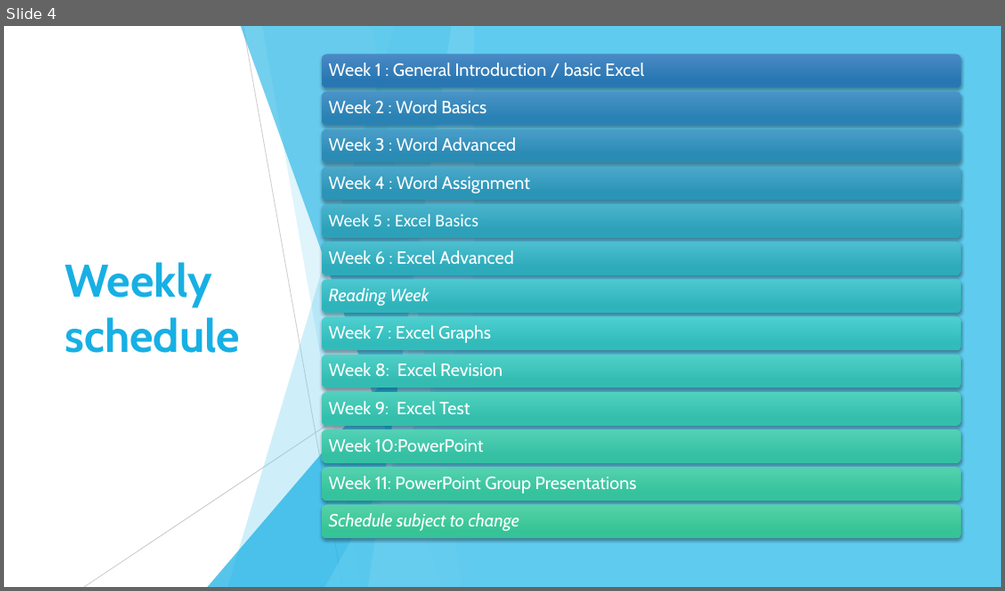
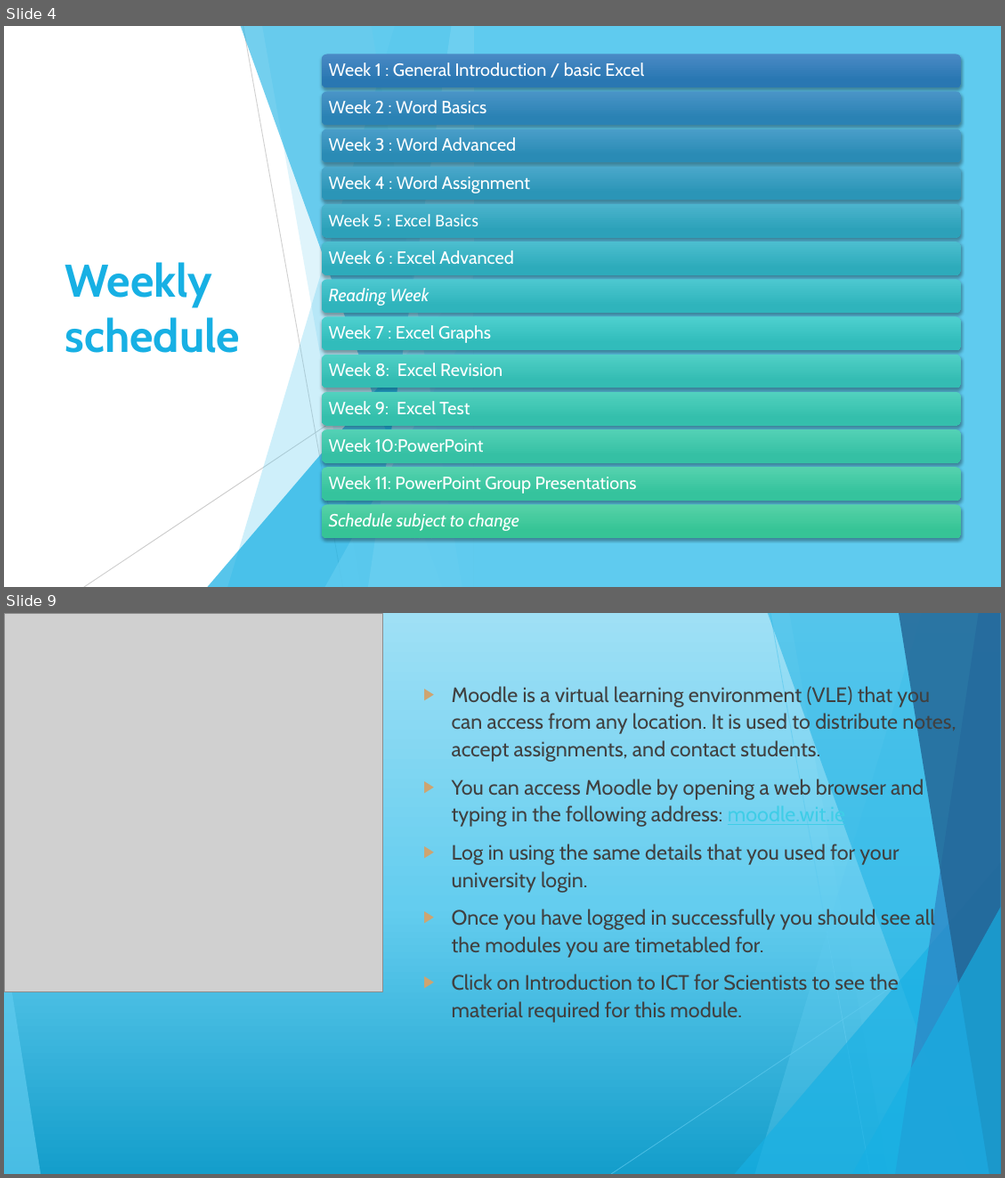
Before and after one commit to maireadmeagher/ICT-25, a slide deck: topic01-introduction-to-ICT/unit-1/talk-1/a-intro.pptx. Shown one above the other, each under a label of ours: slide 4 before the commit, slides 4 and 9 after it; the slides between them are not shown. The pictures are 1005x591 and 1005x1178 pixels, drawn with LibreOffice and Linux fonts; fonts in the diff are those of the drawing; grey boxes stand for pictures. Boxes give left, top, right and bottom in pixels: in the first picture for what was removed or moved away, otherwise in the second. Text is boxed around its words. In the diff, an @@ line names an element or a change of style, - is before the commit and + after.

```diff
--- a/topic01-introduction-to-ICT/unit-1/talk-1/a-intro.pptx
+++ b/topic01-introduction-to-ICT/unit-1/talk-1/a-intro.pptx
@@ slide 9 added at (4,613,1001,1174), background gradient #149ECB to #64CDEF to #9FE0F5; not listed: 10 template elements that a slide beside it also shows @@
@@ picture added at (4,613,382,991) @@
@@ text added at (452,684,955,1022), 20 pt, text #404040 @@
+▶ Moodle is a virtual learning environment (VLE) that you can access from any location. It is used to distribute notes, accept assignments, and contact students.
+▶ You can access Moodle by opening a web browser and typing in the following address: moodle.wit.ie
+▶ Log in using the same details that you used for your university login.
+▶ Once you have logged in successfully you should see all the modules you are timetabled for.
+▶ Click on Introduction to ICT for Scientists to see the material required for this module.
```
Also in this commit, not shown: 2 slides changed, 14 other slides added, 2 other files.
